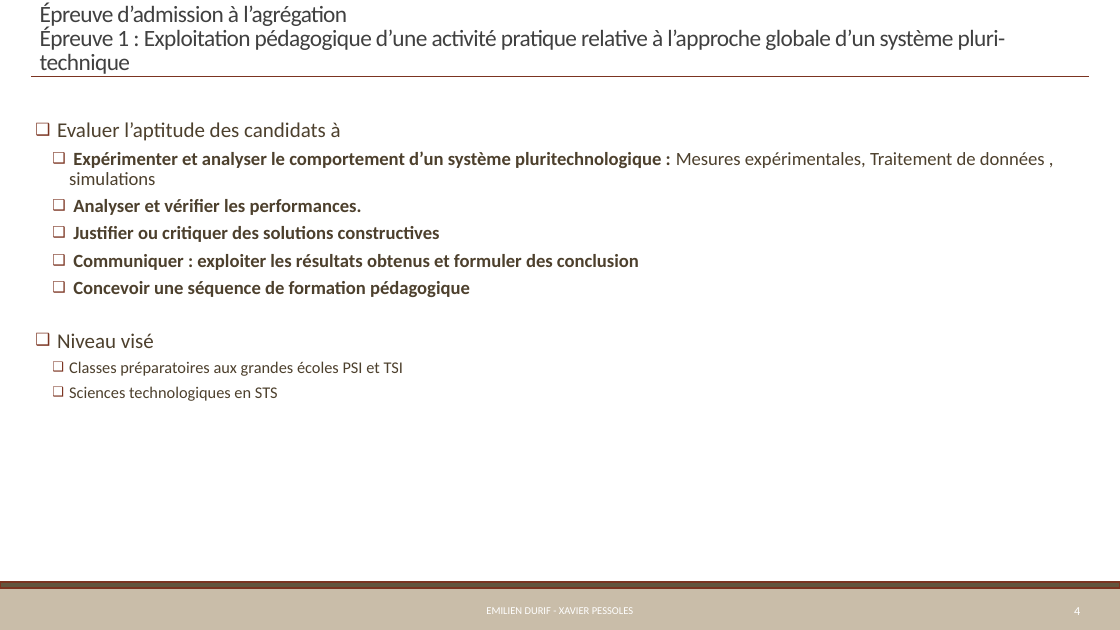
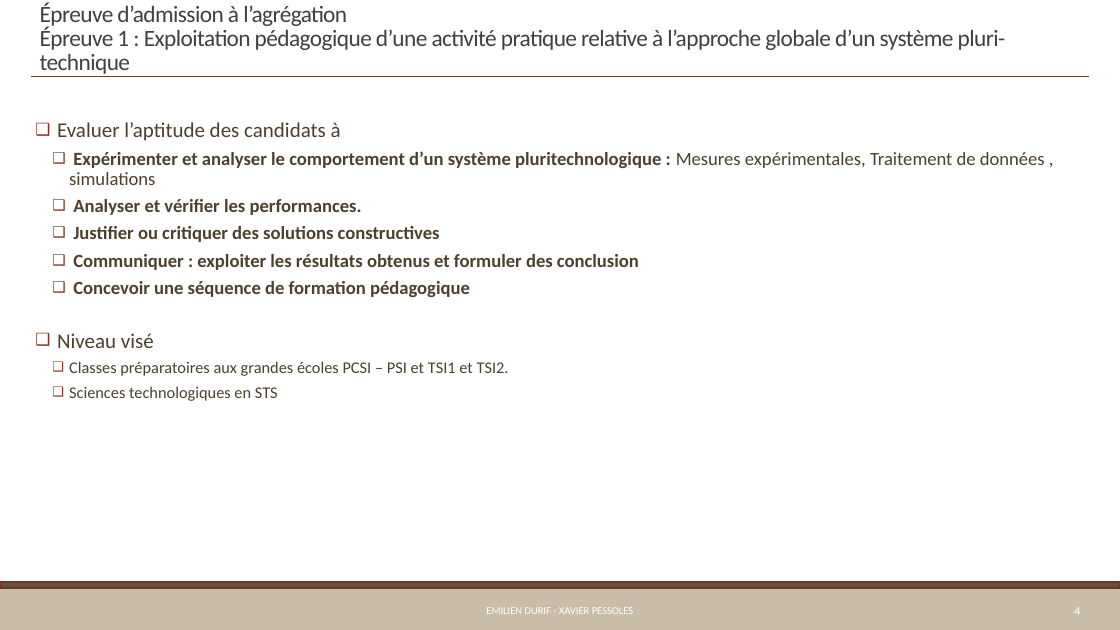
Before and after one commit to xpessoles/Preparation_Agregation, a slide deck: slide 4 of Cours/01_PresentationEpreuves.pptx. Drawn at 1120x630 pixels with LibreOffice and Linux fonts; fonts in the diff are those of the drawing. Boxes give left, top, right and bottom in pixels: in the first picture for what was removed or moved away, otherwise in the second. Text is boxed around its words. In the diff, an @@ line names an element or a change of style, - is before the commit and + after.

```diff
--- a/Cours/01_PresentationEpreuves.pptx
+++ b/Cours/01_PresentationEpreuves.pptx
@@ text at (x1=69, y1=361, x2=509, y2=376): text changed @@
-    ❑ Classes préparatoires aux grandes écoles PSI et TSI
+    ❑ Classes préparatoires aux grandes écoles PCSI – PSI et TSI1 et TSI2.
```
Also in this commit, not shown: 2 other files.
